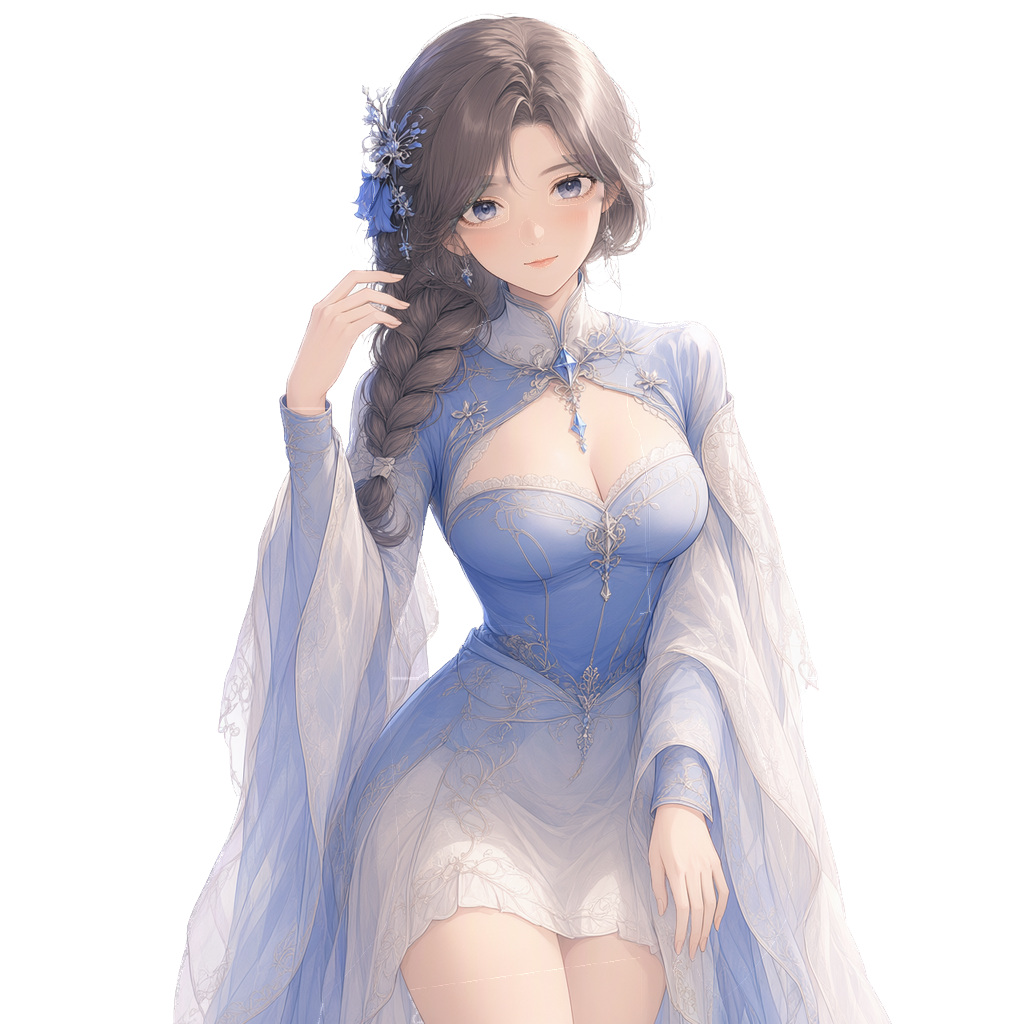
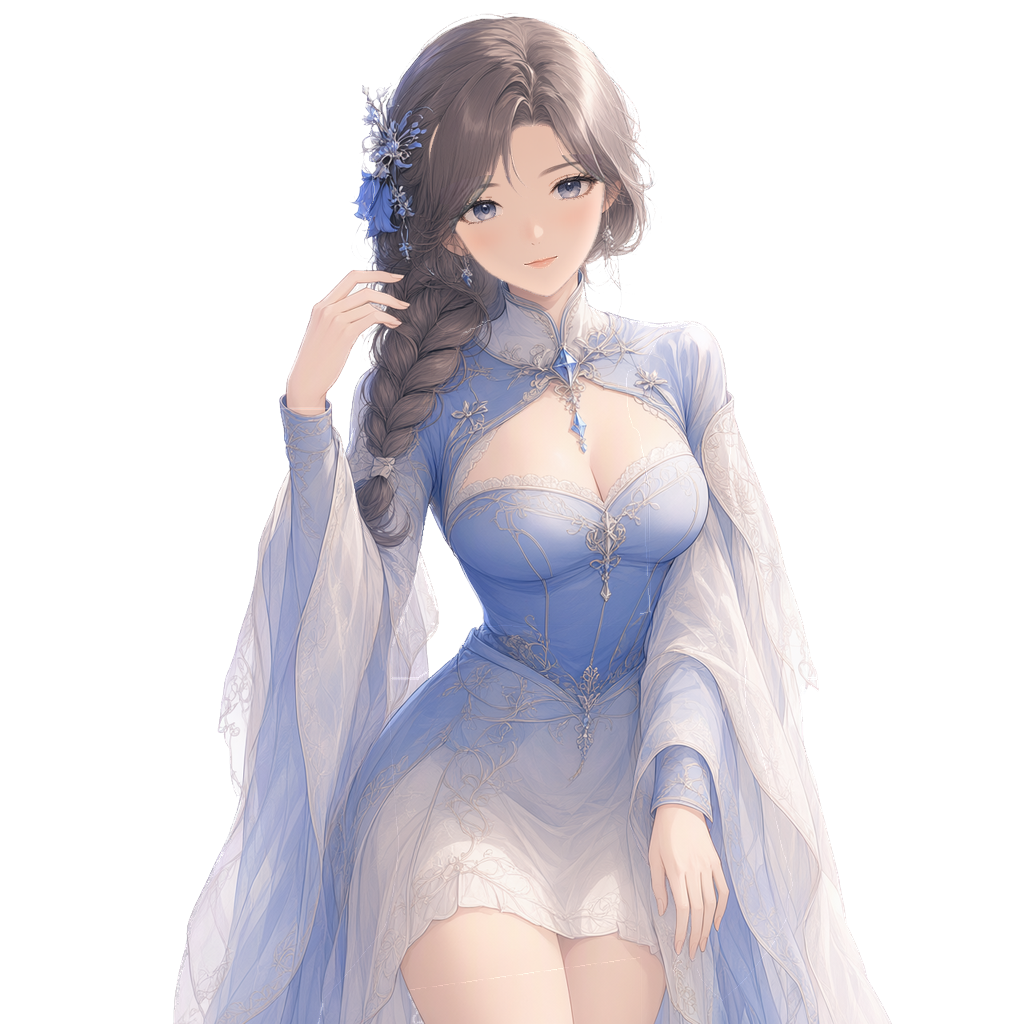
Layers edited between the first and the second w=1024, h=1024 image:
painted on "mouth_smile" over left=514, top=251, right=567, bottom=273
painted on "mouth_open" over left=519, top=250, right=562, bottom=273
painted on "eye_close-r" over left=548, top=177, right=600, bottom=201
painted on "eye_close-l" over left=456, top=206, right=506, bottom=228
painted on "mouth_close" over left=520, top=252, right=562, bottom=271
painted on "eyebrow-r" over left=534, top=158, right=596, bottom=182
painted on "eyebrow-l" over left=467, top=179, right=505, bottom=201
painted on "eyelash-r" over left=545, top=169, right=605, bottom=209
painted on "irides-r" over left=554, top=173, right=586, bottom=205
painted on "eyewhite-r" over left=550, top=175, right=594, bottom=203
painted on "eyelash-l" over left=454, top=194, right=512, bottom=231
painted on "irides-l" over left=469, top=195, right=500, bottom=227
painted on "eyewhite-l" over left=459, top=199, right=506, bottom=226
painted on "nose" over left=515, top=212, right=548, bottom=253
painted on "face" over left=428, top=120, right=606, bottom=297
